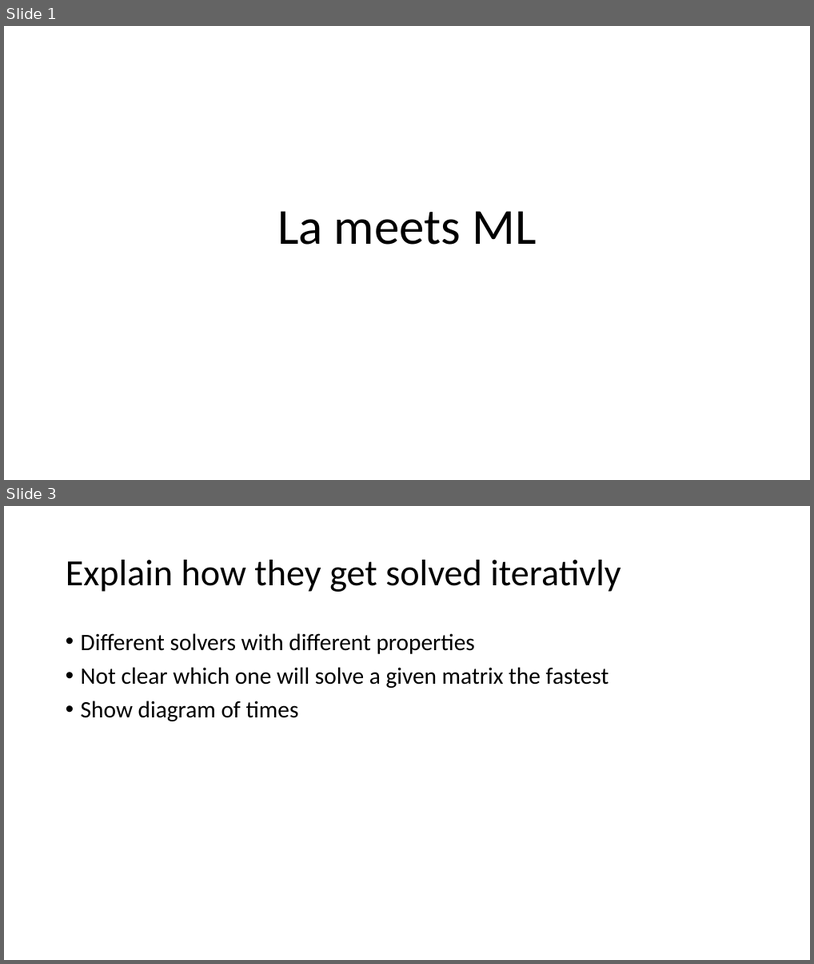
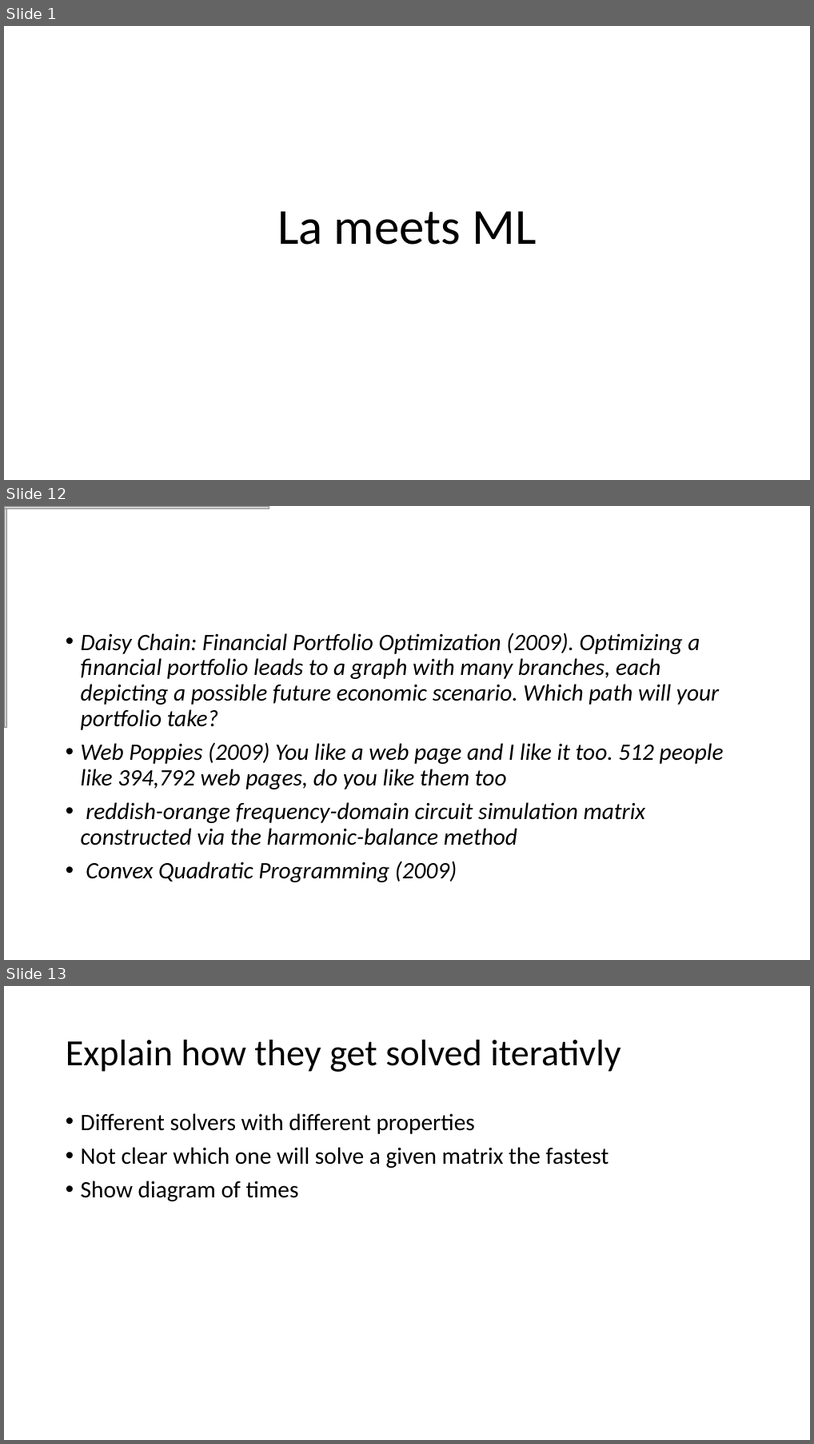
Before and after one commit to TheSlimvReal/PSE---LA-meets-ML, a slide deck: Final Presentation/La meets ML.pptx. Shown one above the other, each under a label of ours: slides 1 and 3 before the commit, slides 1, 12 and 13 after it; the slides between them are not shown. The pictures are 814x964 and 814x1444 pixels, drawn with LibreOffice and Linux fonts; fonts in the diff are those of the drawing; grey boxes stand for pictures; background and template pictures are left out. Boxes give left, top, right and bottom in pixels: in the first picture for what was removed or moved away, otherwise in the second. Text is boxed around its words. In the diff, an @@ line names an element or a change of style, - is before the commit and + after.

```diff
--- a/Final Presentation/La meets ML.pptx
+++ b/Final Presentation/La meets ML.pptx
@@ slide 12 added at (x1=4, y1=506, x2=810, y2=960), background #FFFFFF @@
@@ picture added at (x1=4, y1=506, x2=6, y2=728) @@
@@ picture added at (x1=4, y1=506, x2=270, y2=508) @@
@@ text added at (x1=81, y1=632, x2=724, y2=882), 28 pt, text #000000, italic @@
+• Daisy Chain: Financial Portfolio Optimization (2009). Optimizing a financial portfolio leads to a graph with many branches, each depicting a possible future economic scenario. Which path will your portfolio take?
+• Web Poppies (2009) You like a web page and I like it too. 512 people like 394,792 web pages, do you like them too
+• reddish-orange frequency-domain circuit simulation matrix constructed via the harmonic-balance method
+• Convex Quadratic Programming (2009)
@@ what was slide 3 is now slide 13 @@
```
Also in this commit, not shown: 1 slide changed, 9 other slides added.
